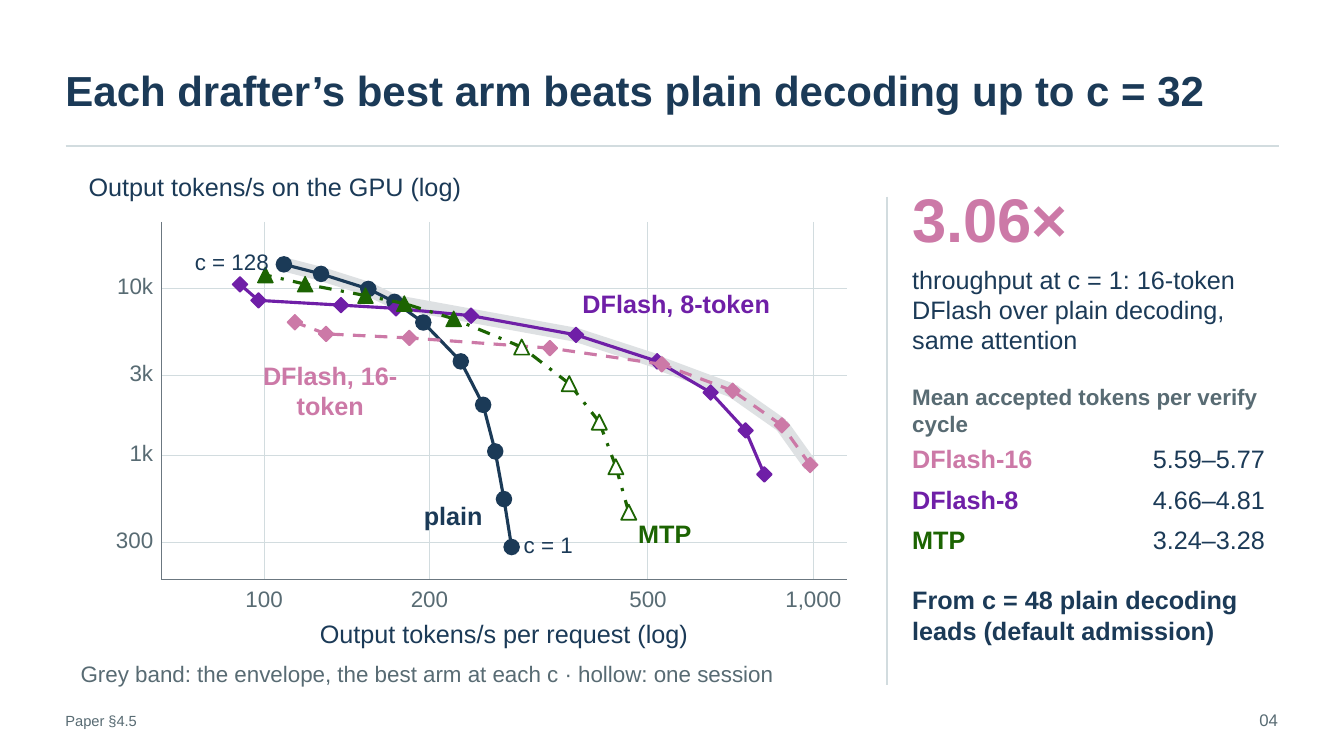
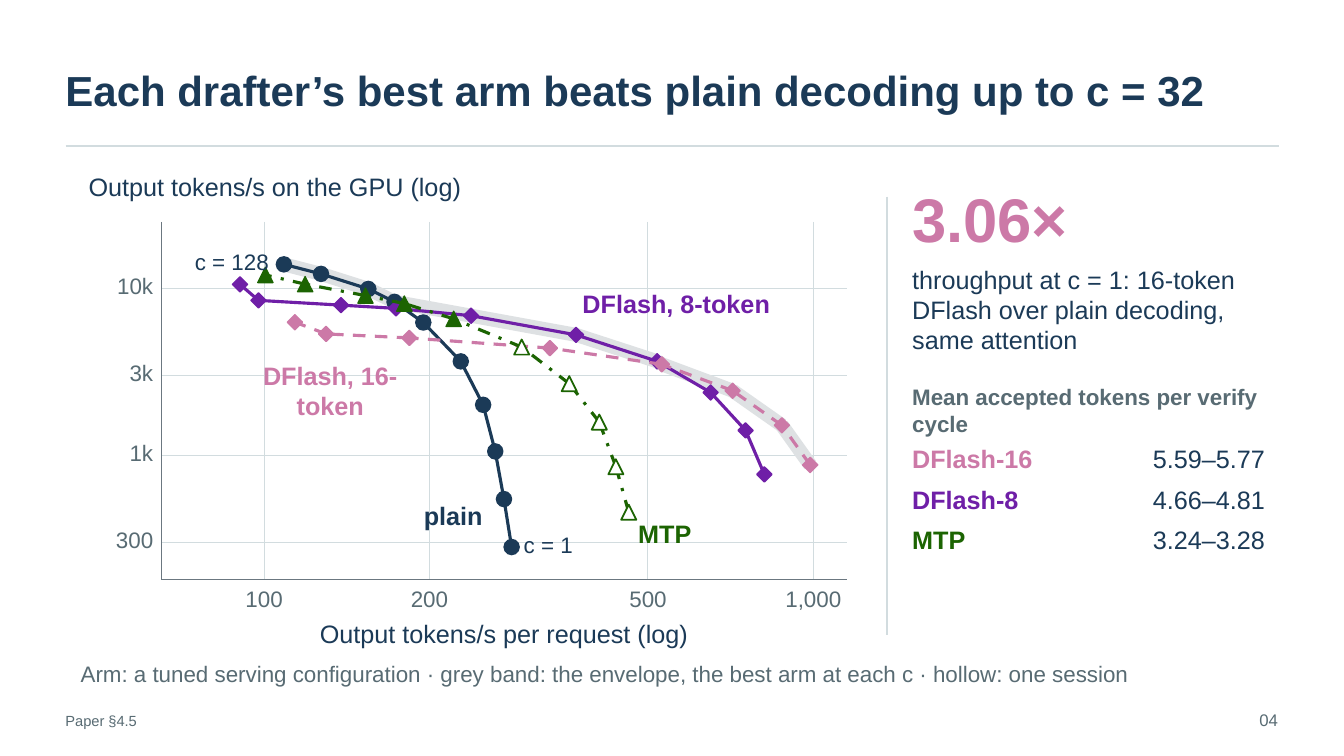
Before and after one commit to SamMausberg/verified-progress, a slide deck: slide 4 of presentation/verifier_paper_talk.pptx. Drawn at 1344x756 pixels with LibreOffice and Linux fonts; fonts in the diff are those of the drawing. Boxes give left, top, right and bottom in pixels: in the first picture for what was removed or moved away, otherwise in the second. Text is boxed around its words. In the diff, an @@ line names an element or a change of style, - is before the commit and + after.

```diff
--- a/presentation/verifier_paper_talk.pptx
+++ b/presentation/verifier_paper_talk.pptx
@@ line moved from (887, 197) - (887, 686) to (887, 197) - (887, 635) @@
@@ text removed at (912,590,1237,645) @@
-From c = 48 plain decoding leads (default admission)
@@ text at (81,666,1128,687): text changed @@
-Grey band: the envelope, the best arm at each c · hollow: one session
+Arm: a tuned serving configuration · grey band: the envelope, the best arm at each c · hollow: one session
```
Also in this commit, not shown: 16 other slides changed, 2 other files.
